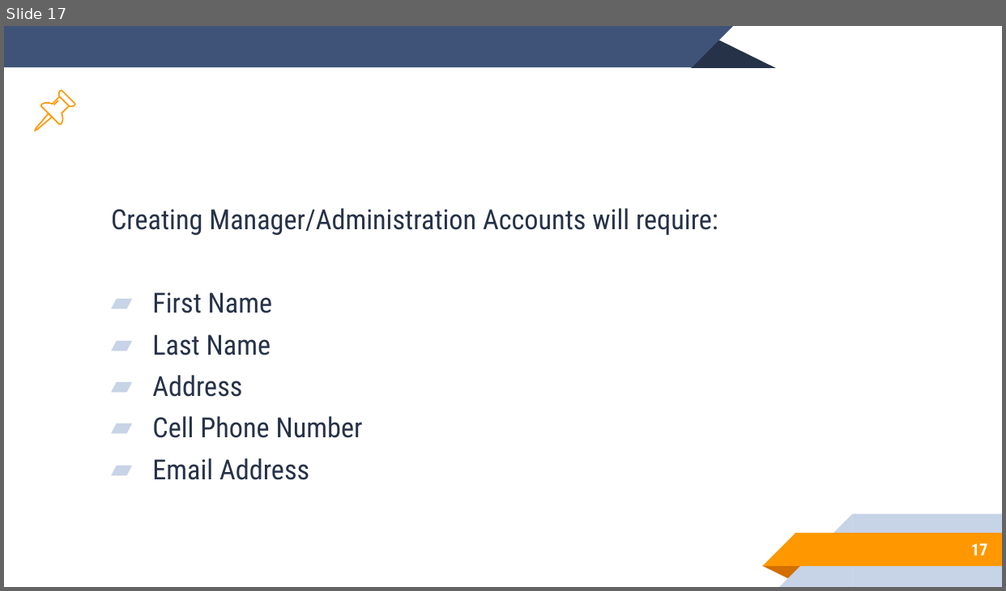
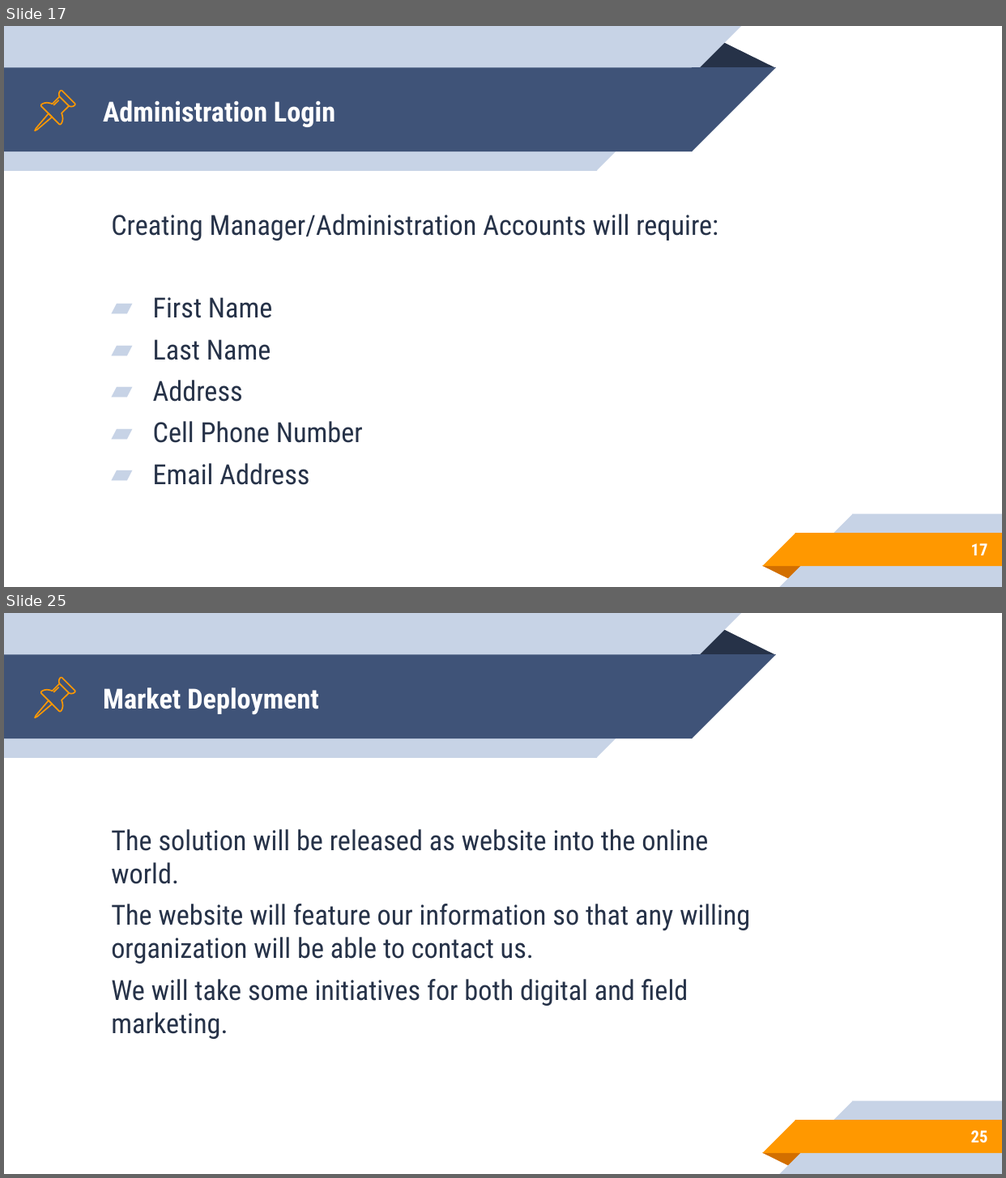
Before and after one commit to nsuspring2019cse299sec8/Group4, a slide deck: group4.pptx. Shown one above the other, each under a label of ours: slide 17 before the commit, slides 17 and 25 after it; the slides between them are not shown. The pictures are 1006x591 and 1006x1178 pixels, drawn with LibreOffice and Linux fonts; fonts in the diff are those of the drawing. Boxes give left, top, right and bottom in pixels: in the first picture for what was removed or moved away, otherwise in the second. Text is boxed around its words. In the diff, an @@ line names an element or a change of style, - is before the commit and + after.

```diff
--- a/group4.pptx
+++ b/group4.pptx
@@ slide 25 added at (4, 613, 1002, 1174), background #FFFFFF; not listed: 10 template elements that a slide beside it also shows @@
@@ group added at (35, 678, 74, 717): 4 freeform shapes @@
@@ title added at (103, 688, 319, 715), 20 pt, text #FFFFFF, bold @@
+Market Deployment
@@ text added at (111, 829, 750, 1039), 20 pt, text #263248 @@
+The solution will be released as website into the online world.
+The website will feature our information so that any willing organization will be able to contact us.
+We will take some initiatives for both digital and field marketing.
@@ page number added at (971, 1131, 988, 1144), 12 pt, text #FFFFFF, bold @@
+25
@@ slide 17 changed as well @@
@@ rectangle added at (4, 26, 597, 171), fill #C7D3E6 @@
@@ right triangle added at (597, 26, 741, 171), fill #C7D3E6 @@
@@ rectangle at (4, 68, 692, 152): mirrored; rotation 0 to 180 degrees @@
@@ right triangle at (692, 68, 775, 152): mirrored; rotation 0 to 180 degrees @@
@@ outline redrawn in 3 elements at (35, 113, 52, 130), (59, 91, 74, 107), (41, 96, 69, 125) @@
@@ title added at (103, 101, 335, 127), 20 pt, text #FFFFFF, bold @@
+Administration Login
@@ text "Creating Manager/Administration Accounts will require:": place and size @@
-text "Creating Manager/Administration Accounts will require:" at (111, 208, 718, 480)
+text "Creating Manager/Administration Accounts will require:" at (111, 214, 718, 485)
```
Also in this commit, not shown: 16 other slides changed, 8 other slides added.
